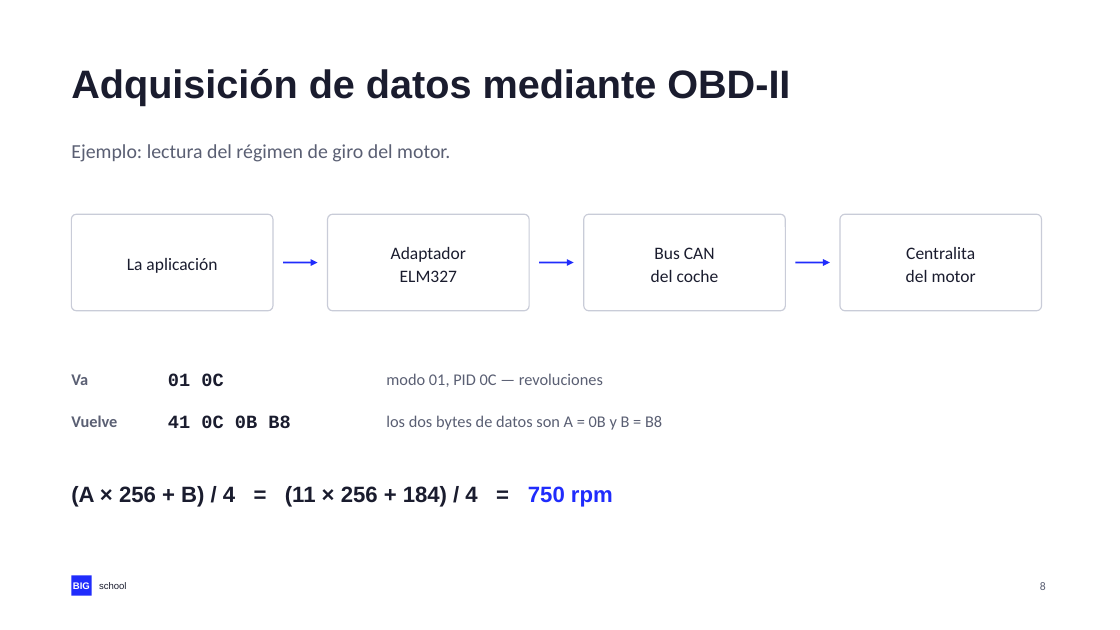
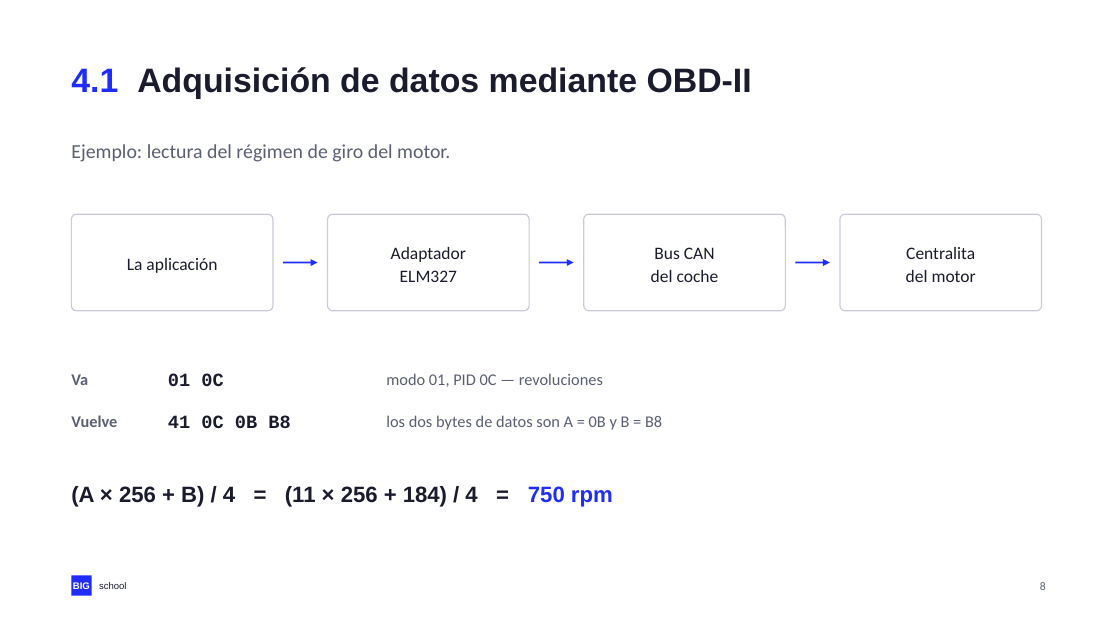
Before and after one commit to NovilloQuinta/intelligent-automotive-diagnostics, a slide deck: slide 8 of docs/presentacion/tfm-intelligent-automotive-diagnostics.pptx. Drawn at 1120x630 pixels with LibreOffice and Linux fonts; fonts in the diff are those of the drawing. Boxes give left, top, right and bottom in pixels: in the first picture for what was removed or moved away, otherwise in the second. Text is boxed around its words. In the diff, an @@ line names an element or a change of style, - is before the commit and + after.

```diff
--- a/docs/presentacion/tfm-intelligent-automotive-diagnostics.pptx
+++ b/docs/presentacion/tfm-intelligent-automotive-diagnostics.pptx
@@ text at box(71, 67, 752, 99): text changed; size 34 to 29 pt @@
-Adquisición de datos mediante OBD-II
+4.1 Adquisición de datos mediante OBD-II
```
Also in this commit, not shown: 17 other slides changed, 3 other files.
